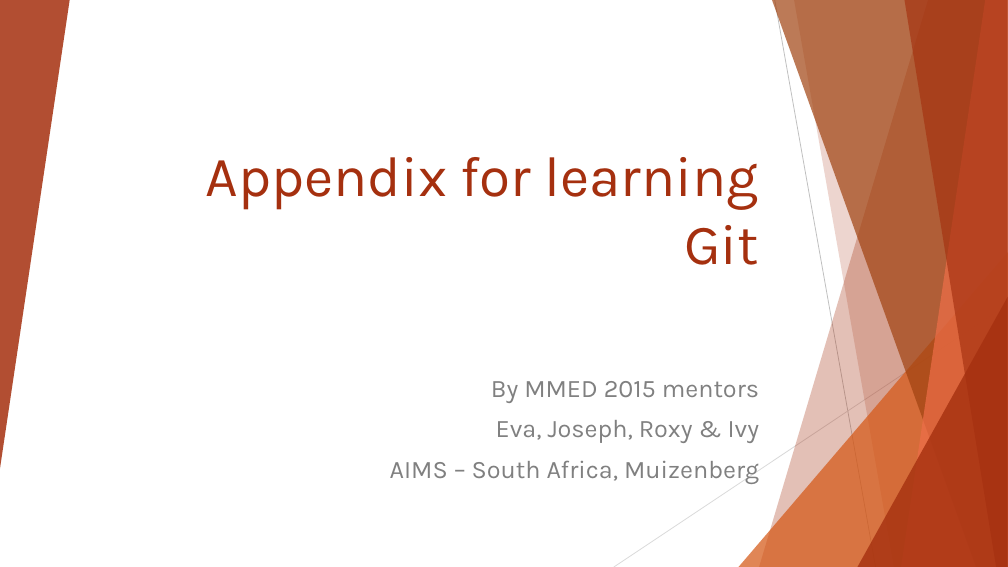
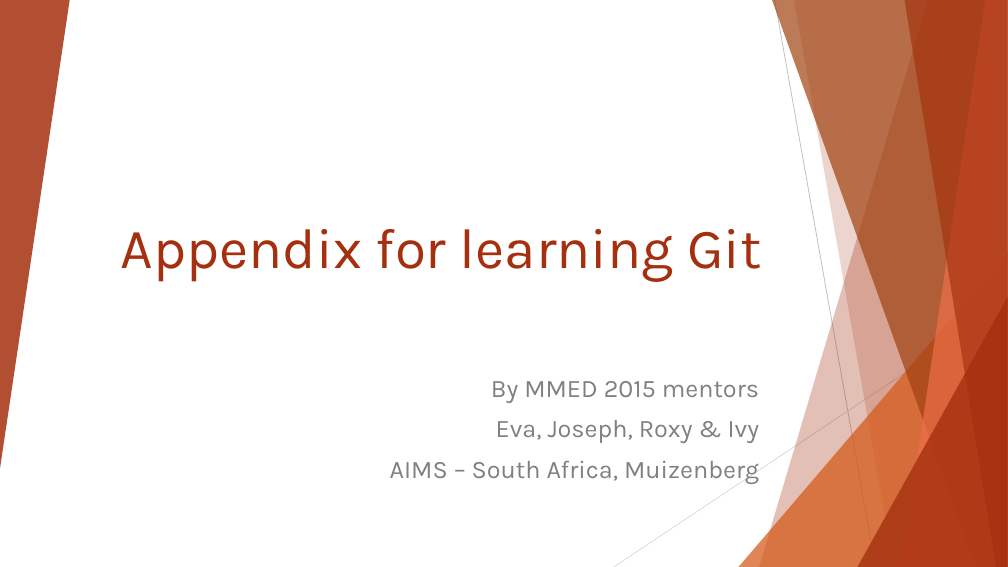
Before and after one commit to ICI3D/Sandbox, a slide deck: slide 1 of Appendix for Git-v1.1.pptx. Drawn at 1008x567 pixels with LibreOffice and Linux fonts; fonts in the diff are those of the drawing. Boxes give left, top, right and bottom in pixels: in the first picture for what was removed or moved away, otherwise in the second. Text is boxed around its words. In the diff, an @@ line names an element or a change of style, - is before the commit and + after.

```diff
--- a/Appendix for Git-v1.1.pptx
+++ b/Appendix for Git-v1.1.pptx
@@ title "Appendix for learning Git" rewrapped from (x1=206, y1=157, x2=759, y2=265) to (x1=121, y1=229, x2=762, y2=282) @@
```
Also in this commit, not shown: 1 other file.
